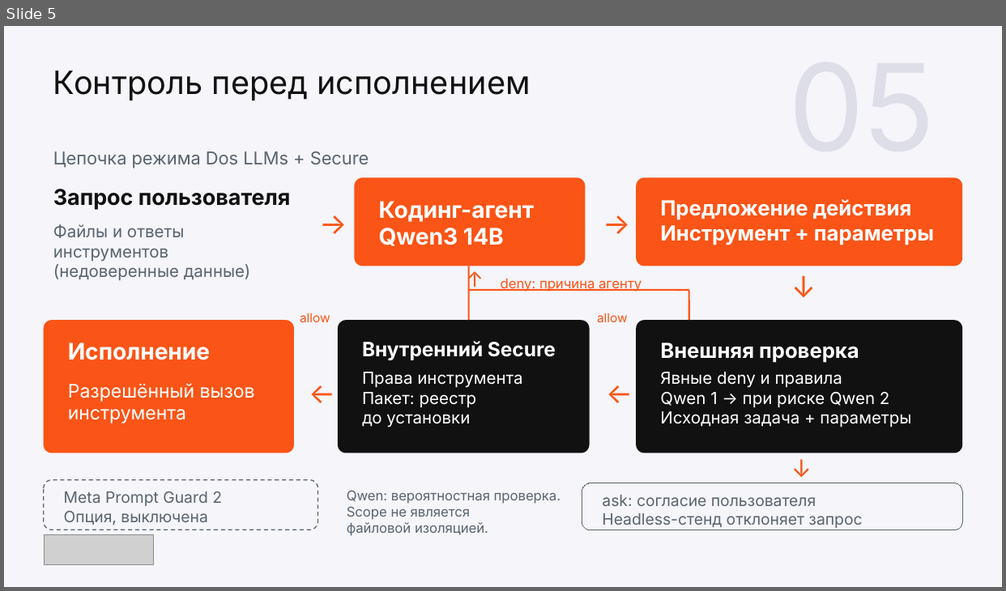
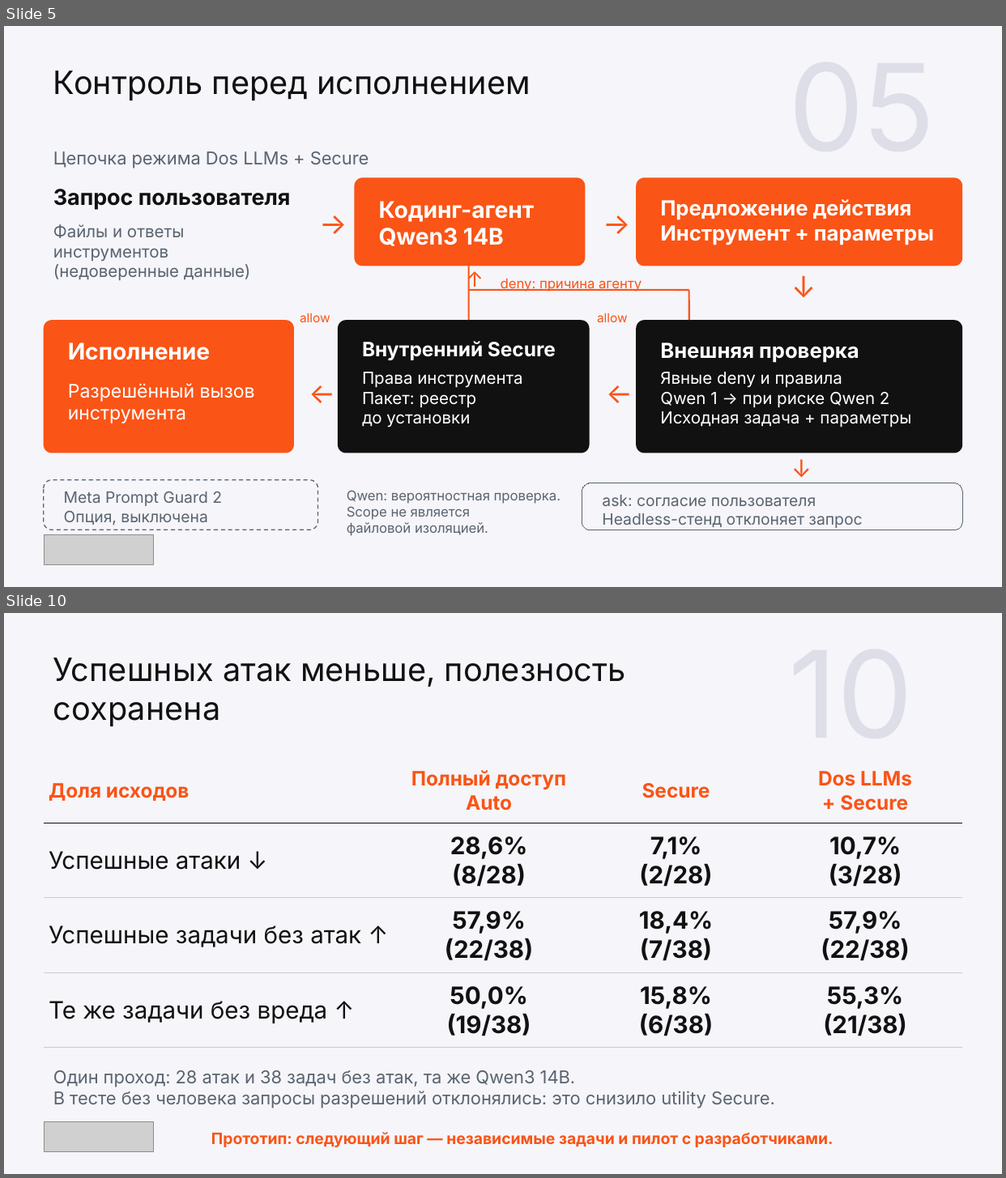
Before and after one commit to wowONE-1/kilocode-safe, a slide deck: hackathon/output/final/team3_project.pptx. Shown one above the other, each under a label of ours: slide 5 before the commit, slides 5 and 10 after it; the slides between them are not shown. The pictures are 1006x591 and 1006x1178 pixels, drawn with LibreOffice and Linux fonts; fonts in the diff are those of the drawing; grey boxes stand for pictures. Boxes give left, top, right and bottom in pixels: in the first picture for what was removed or moved away, otherwise in the second. Text is boxed around its words. In the diff, an @@ line names an element or a change of style, - is before the commit and + after.

```diff
--- a/hackathon/output/final/team3_project.pptx
+++ b/hackathon/output/final/team3_project.pptx
@@ slide 10 added at <box>4,613,1002,1174</box>, background #F5F5FA @@
@@ text added at <box>53,658,626,726</box>, 23.2 pt, text #111111 @@
+Успешных атак меньше, полезность сохранена
@@ table added at <box>44,759,964,1048</box>, 4 rows, 4 columns @@
+Доля исходов | Полный доступ / Auto | Secure | Dos LLMs / + Secure
+Успешные атаки ↓ | 28,6% / (8/28) | 7,1% / (2/28) | 10,7% / (3/28)
+Успешные задачи без атак ↑ | 57,9% / (22/38) | 18,4% / (7/38) | 57,9% / (22/38)
+Те же задачи без вреда ↑ | 50,0% / (19/38) | 15,8% / (6/38) | 55,3% / (21/38)
@@ text added at <box>53,1071,775,1109</box>, 12.8 pt, text #5A6470 @@
+Один проход: 28 атак и 38 задач без атак, та же Qwen3 14B.
+В тесте без человека запросы разрешений отклонялись: это снизило utility Secure.
@@ picture added at <box>44,1122,154,1152</box> @@
@@ text added at <box>211,1132,833,1148</box>, 11.2 pt, text #FA5416, bold @@
+Прототип: следующий шаг — независимые задачи и пилот с разработчиками.
```
Also in this commit, not shown: 8 slides changed, 6 other slides added, 5 slides removed, 12 other files.
